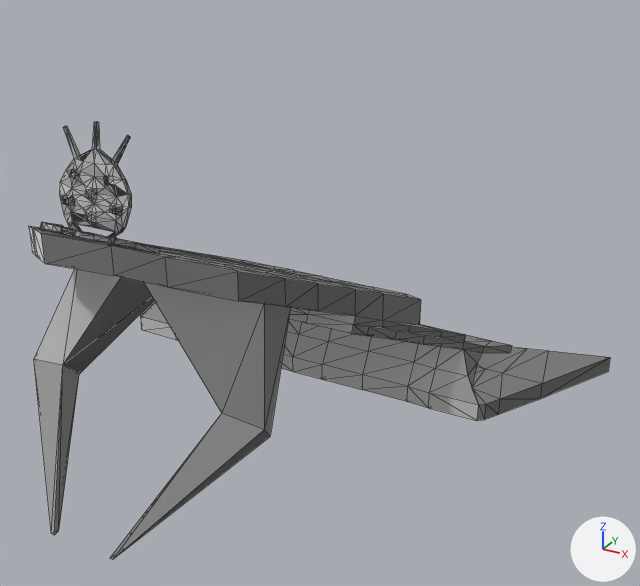
Before and after pictures for a commit that changed the FBX model Assets/Graphics/DEF Models/NPC/NPC_frogEmperor.FBX.
Before and after are seen from a 50 mm camera at (1.09, -1.62, 0.76) aimed at (0.18, 0.03, -0.07). Every picture has the same lights, and +X, +Y and +Z are marked at lower right. Mesh edges are drawn as thin lines. Where no turn or scale is listed for an object, it has been applied to the vertices.

Names of what the first picture shows: 'emperess'.
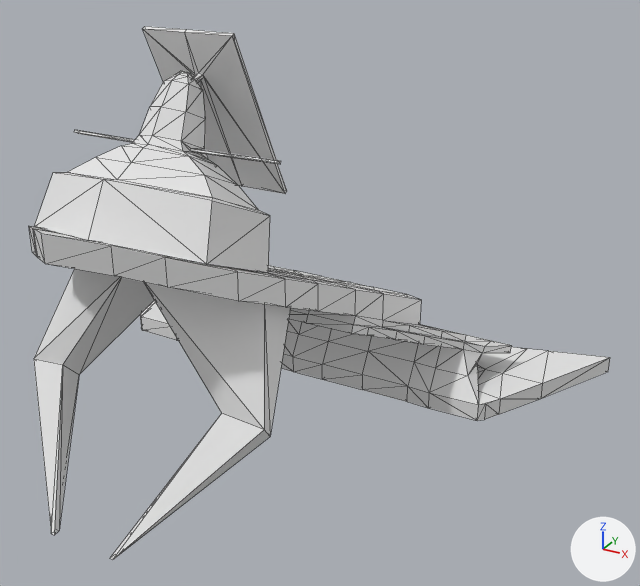
The newer file is also rescaled (x1.751), turned or shifted as a whole; pictures and numbers use the older file's frame.

Pixel boxes [x1, y1, x2, y2] of what changed, in the pictures (640 x 586 px; the box of a moved part takes in the faces that stretch with it):
'emperess', reshaped (22% taller)
    before: [29, 122, 610, 560]
    after: [29, 26, 610, 560]
part 1 of me_mesh, added
    after: [34, 26, 287, 273]
part 2 of me_mesh, deleted
    before: [40, 122, 161, 254]
part 3 of me_mesh, moved or reshaped
    before: [34, 269, 605, 557]
    after: [34, 269, 512, 558]
part 4 of me_mesh, recoloured (grey to white)
    both: [29, 226, 610, 560]

The edits, one by one:
me_mesh is used by ob_emperess; location (0.0, 0.0, 0.0).
me_mesh had 635 vertices, 1266 faces and spanned x -0.75..0.75, y -0.62..0.62, z -0.41..0.41.
me_mesh now has 420 vertices, 832 faces and spans x -0.75..0.75, y -0.62..0.62, z -0.41..0.53.
me_mesh part 1: a new loose piece of 106 vertices spanning x -0.24..0.25, y -0.51..0.0, z 0.05..0.53.
me_mesh part 2: the loose piece of 321 vertices spanning x -0.13..0.13, y -0.57..-0.45, z 0.18..0.41 is deleted.
Part 3, on me_mesh:
184 faces are deleted.
184 new faces join them.
me_mesh part 4: 440 faces spanning x -0.75..0.75, y -0.62..0.62, z -0.41..0.25 switch from mat_default (light grey #cacaca) to no material.
